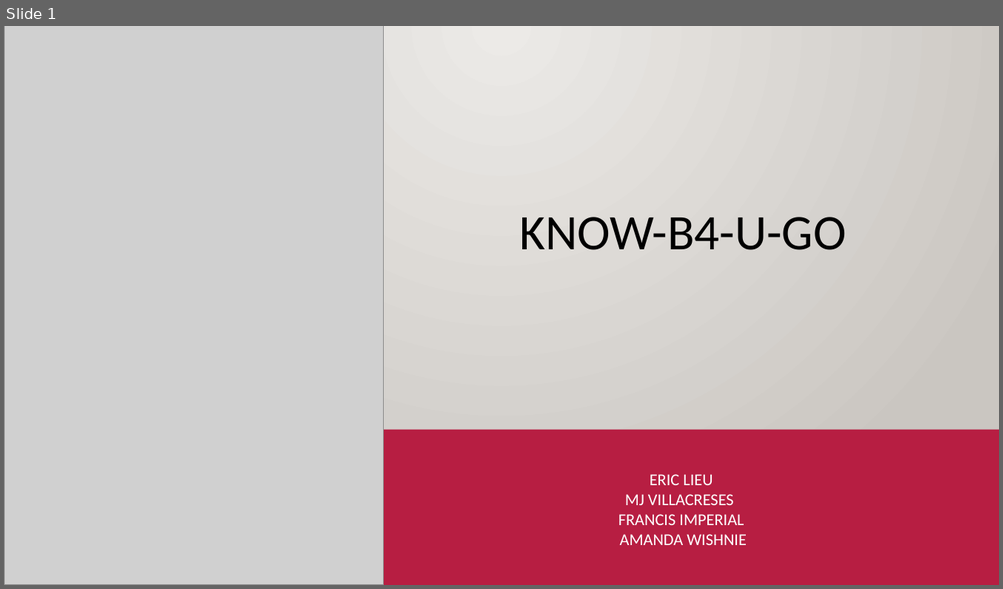
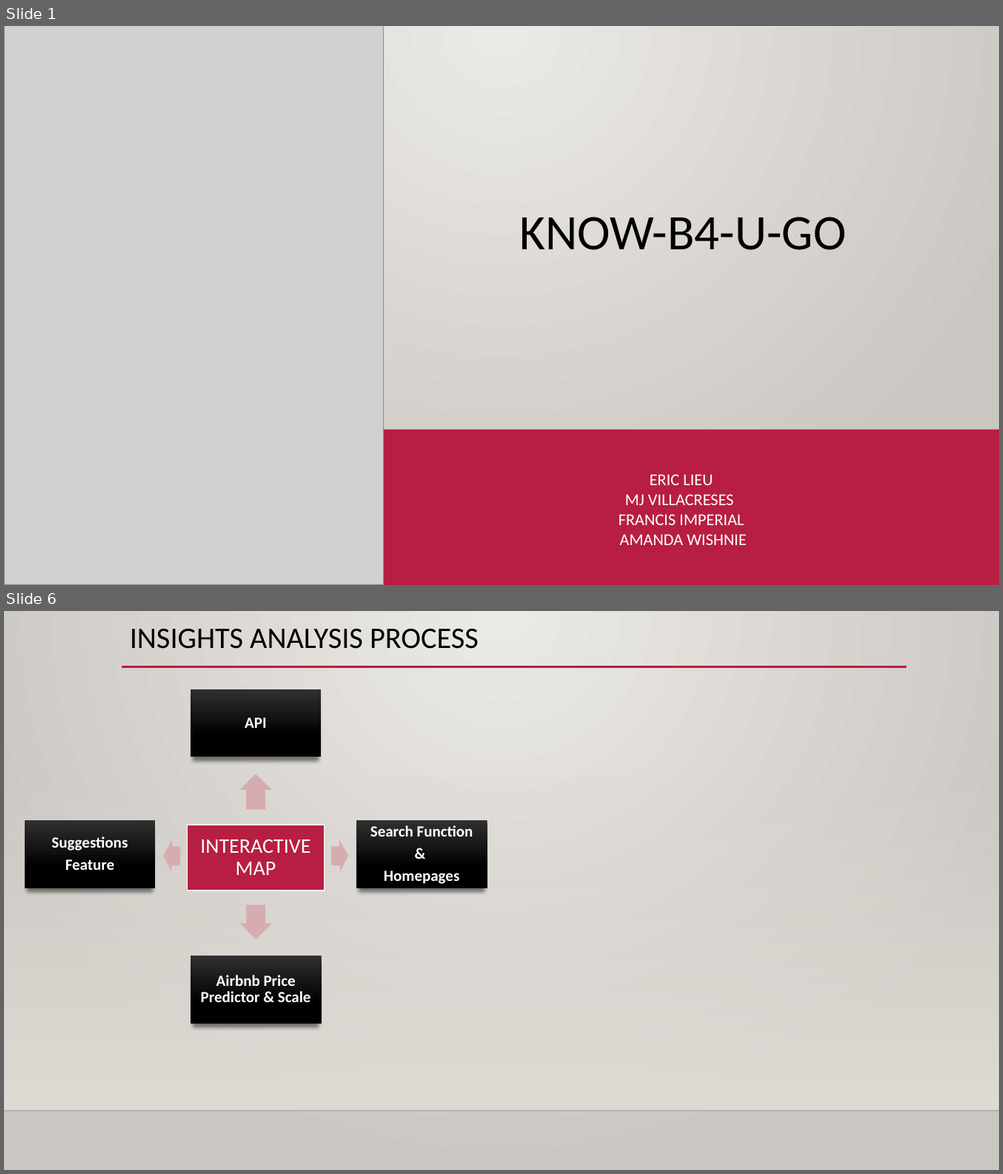
Before and after one commit to elieu17/finalProject_AirBnB, a slide deck: presentation/know_b4_u_go.pptx. Shown one above the other, each under a label of ours: slide 1 before the commit, slides 1 and 6 after it; the slides between them are not shown. The pictures are 1003x589 and 1003x1174 pixels, drawn with LibreOffice and Linux fonts; fonts in the diff are those of the drawing; grey boxes stand for pictures; background and template pictures are left out. Boxes give left, top, right and bottom in pixels: in the first picture for what was removed or moved away, otherwise in the second. Text is boxed around its words. In the diff, an @@ line names an element or a change of style, - is before the commit and + after.

```diff
--- a/presentation/know_b4_u_go.pptx
+++ b/presentation/know_b4_u_go.pptx
@@ slide 6 added at box(4, 611, 999, 1170), background gradient #ECEAE7 to #CAC7C1; not listed: 2 template elements that a slide beside it also shows @@
@@ title added at box(130, 629, 478, 649), 28.8 pt, text #000000 @@
+INSIGHTS ANALYSIS PROCESS
@@ line added from (122, 667) to (906, 667), #B71E42 2.5 pt @@
@@ group added at box(24, 689, 486, 1024): 5 rectangles, 5 texts, 4 right arrows @@
+INTERACTIVE MAP
+API
+Search Function
+&
+Homepages
+Airbnb Price Predictor & Scale
+Suggestions
+Feature
```
Also in this commit, not shown: 2 slides changed, 3 other slides added, 1 slide removed, 4 other files.
